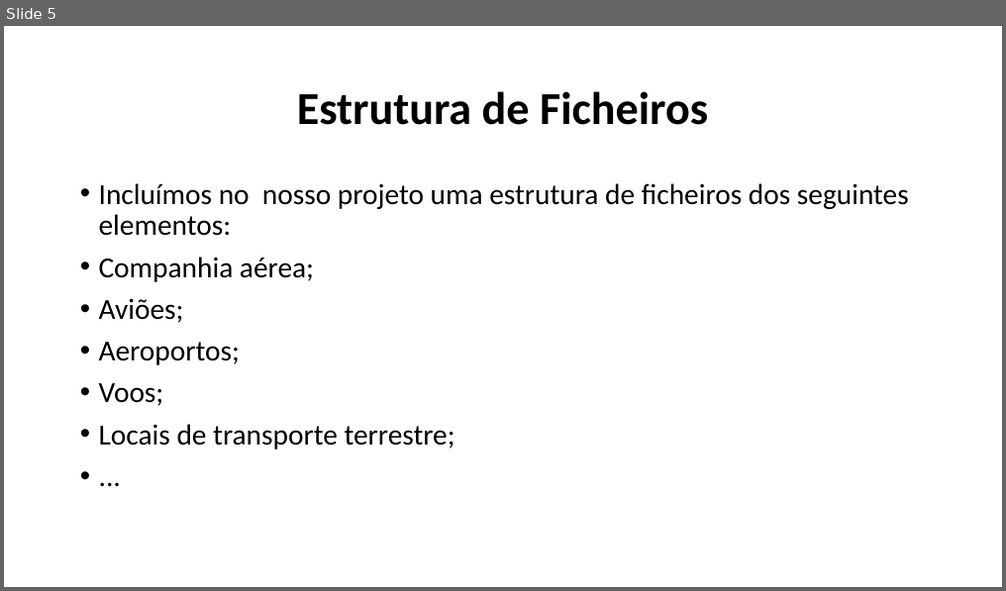
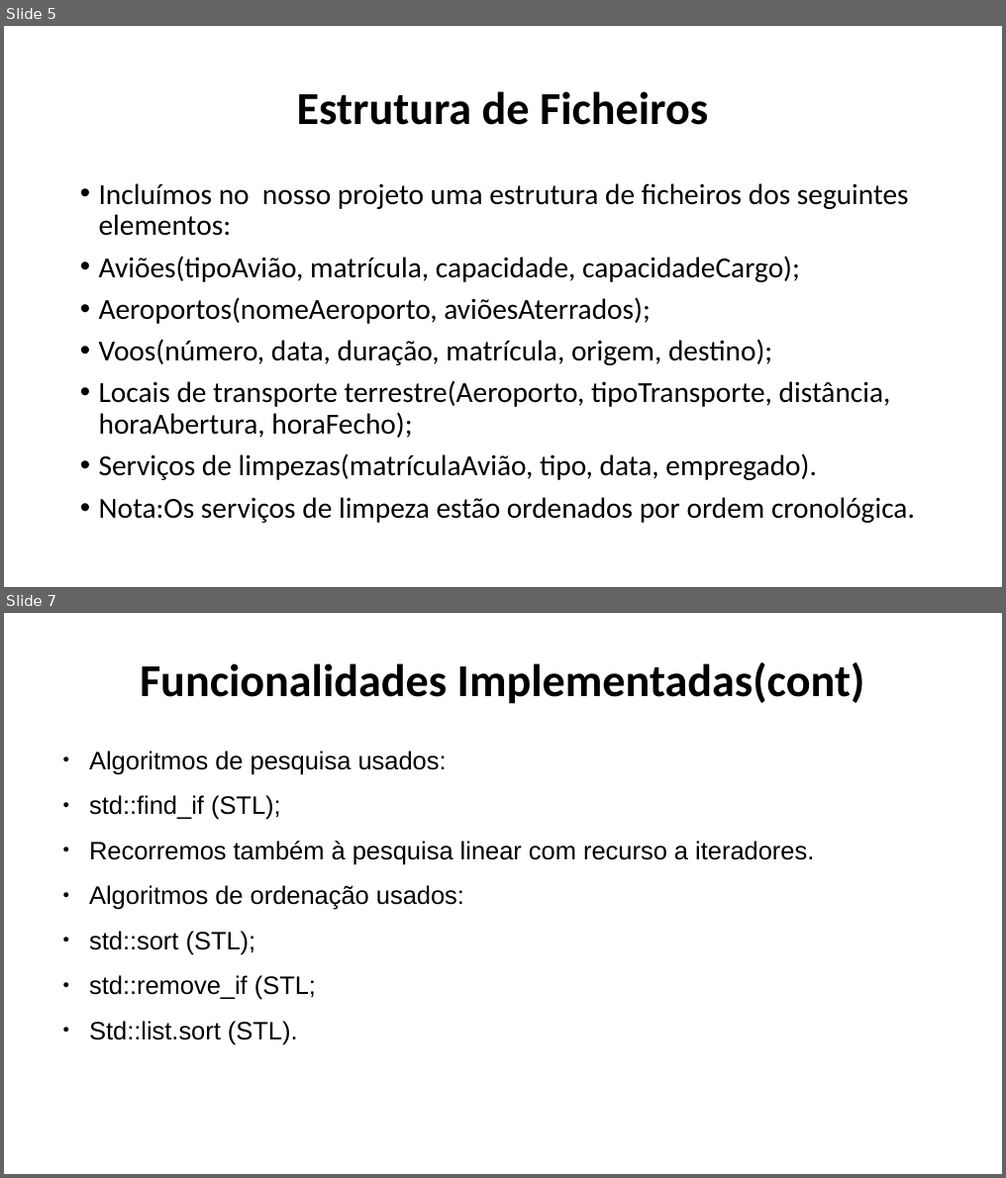
Before and after one commit to Naapperas/feup-aed-proj1, a slide deck: Apresentação.pptx. Shown one above the other, each under a label of ours: slide 5 before the commit, slides 5 and 7 after it; the slides between them are not shown. The pictures are 1006x591 and 1006x1178 pixels, drawn with LibreOffice and Linux fonts; fonts in the diff are those of the drawing. Boxes give left, top, right and bottom in pixels: in the first picture for what was removed or moved away, otherwise in the second. Text is boxed around its words. In the diff, an @@ line names an element or a change of style, - is before the commit and + after.

```diff
--- a/Apresentação.pptx
+++ b/Apresentação.pptx
@@ slide 7 added at <box>4,613,1002,1174</box>, background #FFFFFF @@
@@ text added at <box>140,663,865,704</box>, 44 pt, text #000000, bold @@
+Funcionalidades Implementadas(cont)
@@ text added at <box>89,751,814,1045</box>, 24.3 pt, text #000000 @@
+● Algoritmos de pesquisa usados:
+● std::find_if (STL);
+● Recorremos também à pesquisa linear com recurso a iteradores.
+● Algoritmos de ordenação usados:
+● std::sort (STL);
+● std::remove_if (STL;
+● Std::list.sort (STL).
@@ slide 5 changed as well @@
@@ text at <box>99,256,915,523</box>: text changed @@
-• Companhia aérea;
-• Aviões;
-• Aeroportos;
-• Voos;
-• Locais de transporte terrestre;
-• ...
+• Aviões(tipoAvião, matrícula, capacidade, capacidadeCargo);
+• Aeroportos(nomeAeroporto, aviõesAterrados);
+• Voos(número, data, duração, matrícula, origem, destino);
+• Locais de transporte terrestre(Aeroporto, tipoTransporte, distância, horaAbertura, horaFecho);
+• Serviços de limpezas(matrículaAvião, tipo, data, empregado).
+• Nota:Os serviços de limpeza estão ordenados por ordem cronológica.
```
Also in this commit, not shown: 2 other slides changed, 2 other slides added, 2 slides removed.
